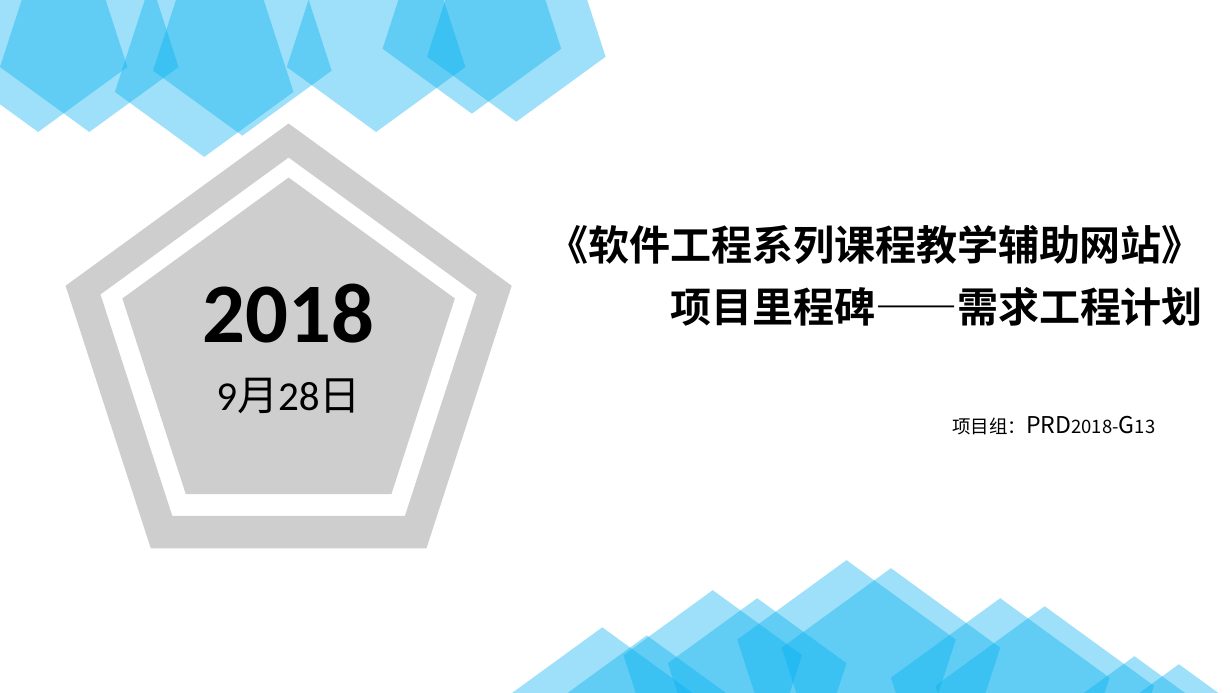
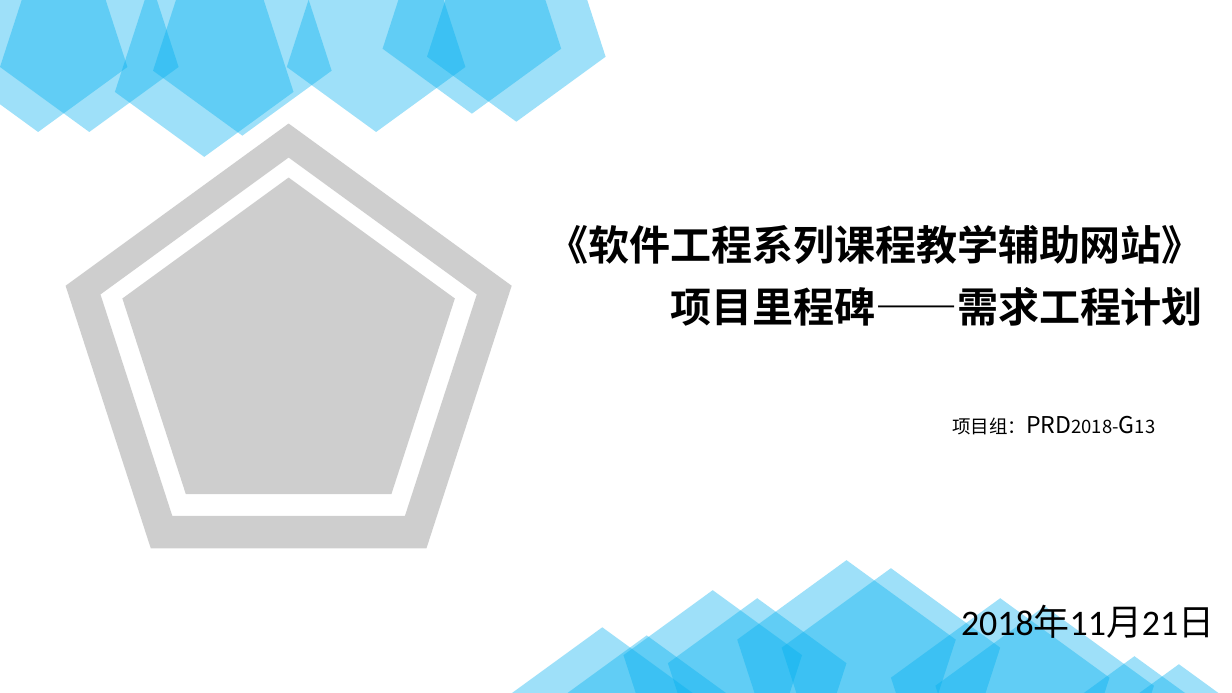
Before and after one commit to PRD2018-G13/PRD2018-G13-TeamProject, a slide deck: slide 1 of PRD2018-G13组项目/软件工程系列课程教学辅助网站/受控文档/分析设计/PRD2018-G13-项目里程碑.pptx. Drawn at 1232x693 pixels with LibreOffice and Linux fonts; fonts in the diff are those of the drawing; background and template pictures are left out. Boxes give left, top, right and bottom in pixels: in the first picture for what was removed or moved away, otherwise in the second. Text is boxed around its words. In the diff, an @@ line names an element or a change of style, - is before the commit and + after.

```diff
--- a/PRD2018-G13组项目/软件工程系列课程教学辅助网站/受控文档/分析设计/PRD2018-G13-项目里程碑.pptx
+++ b/PRD2018-G13组项目/软件工程系列课程教学辅助网站/受控文档/分析设计/PRD2018-G13-项目里程碑.pptx
@@ text removed at (203, 283, 374, 343) @@
-2018
@@ text removed at (216, 377, 361, 413) @@
-9月28日
@@ text added at (961, 605, 1214, 644), 28 pt, text #000000 @@
+2018年11月21日
```
Also in this commit, not shown: 2 slides added, 1 other file.
